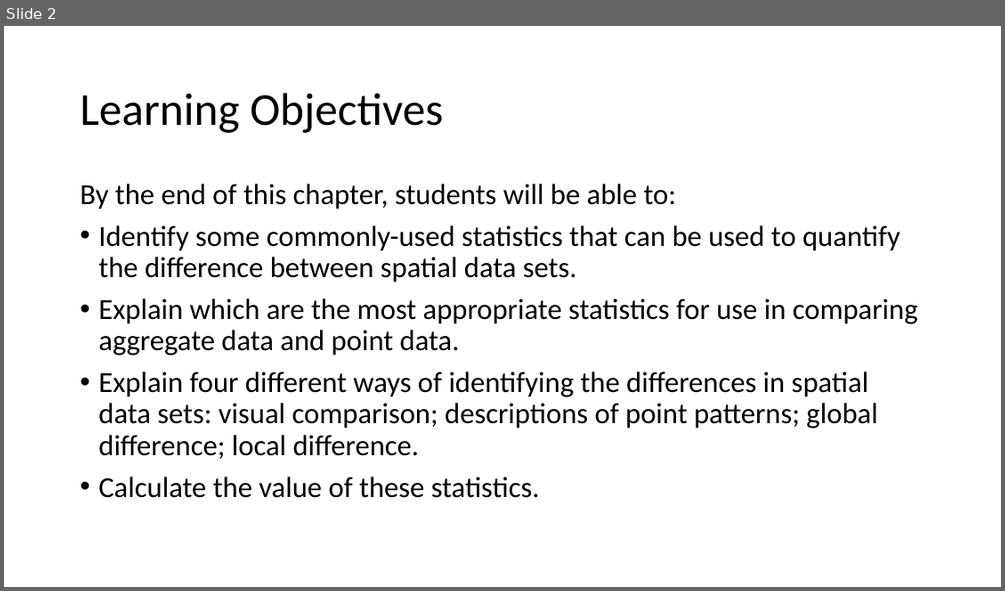
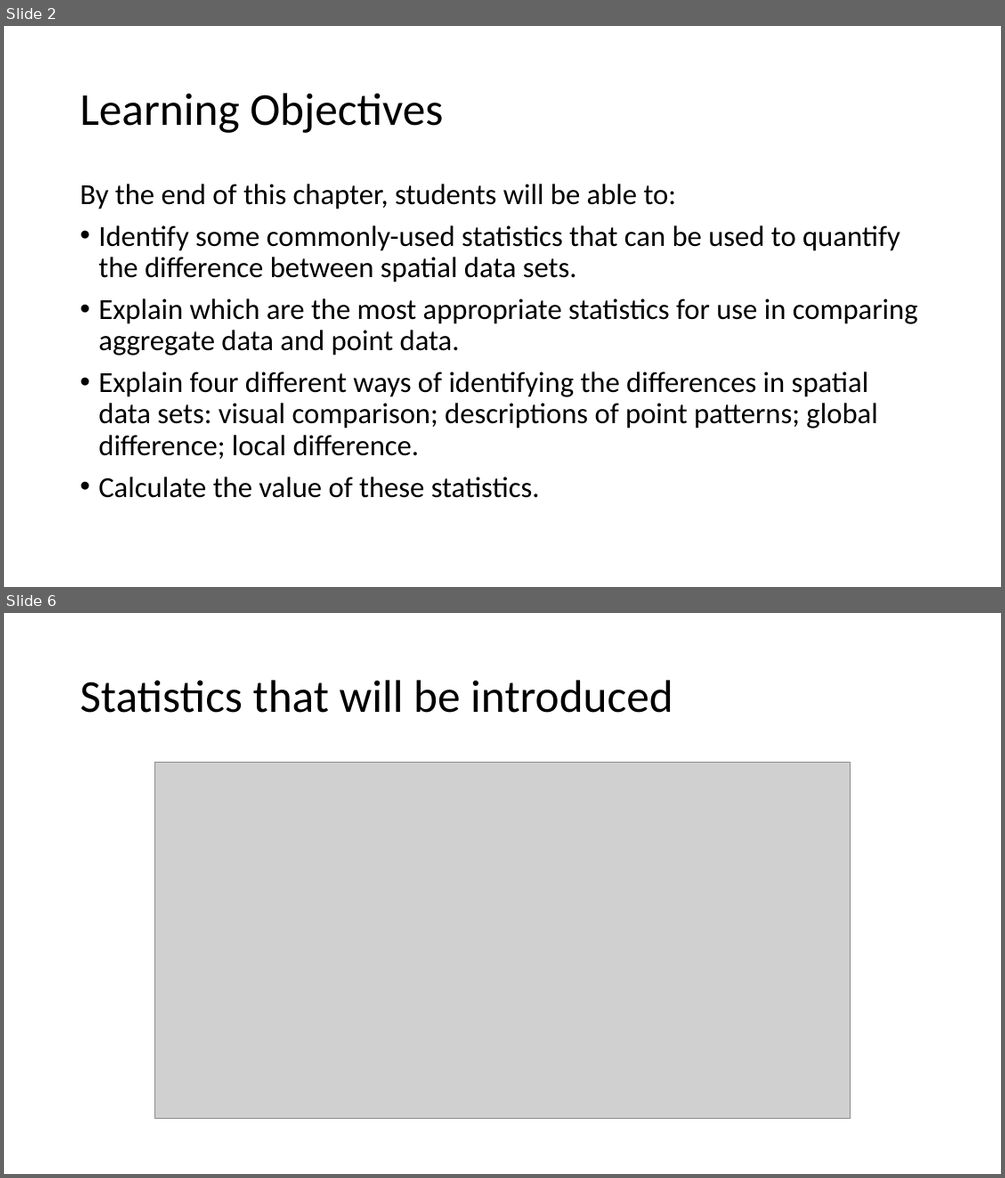
Before and after one commit to abmgis/abmgis, a slide deck: Chapter09-SpatialStatistics/Chapter9.pptx. Shown one above the other, each under a label of ours: slide 2 before the commit, slides 2 and 6 after it; the slides between them are not shown. The pictures are 1005x591 and 1005x1178 pixels, drawn with LibreOffice and Linux fonts; fonts in the diff are those of the drawing; grey boxes stand for pictures. Boxes give left, top, right and bottom in pixels: in the first picture for what was removed or moved away, otherwise in the second. Text is boxed around its words. In the diff, an @@ line names an element or a change of style, - is before the commit and + after.

```diff
--- a/Chapter09-SpatialStatistics/Chapter9.pptx
+++ b/Chapter09-SpatialStatistics/Chapter9.pptx
@@ slide 6 added at bbox=[4, 613, 1001, 1174], background #FFFFFF @@
@@ title added at bbox=[80, 680, 673, 713], 44 pt, text #000000 @@
+Statistics that will be introduced
@@ picture added at bbox=[154, 763, 850, 1119] @@
```
Also in this commit, not shown: 3 slides changed, 21 other slides added, 9 other files.
